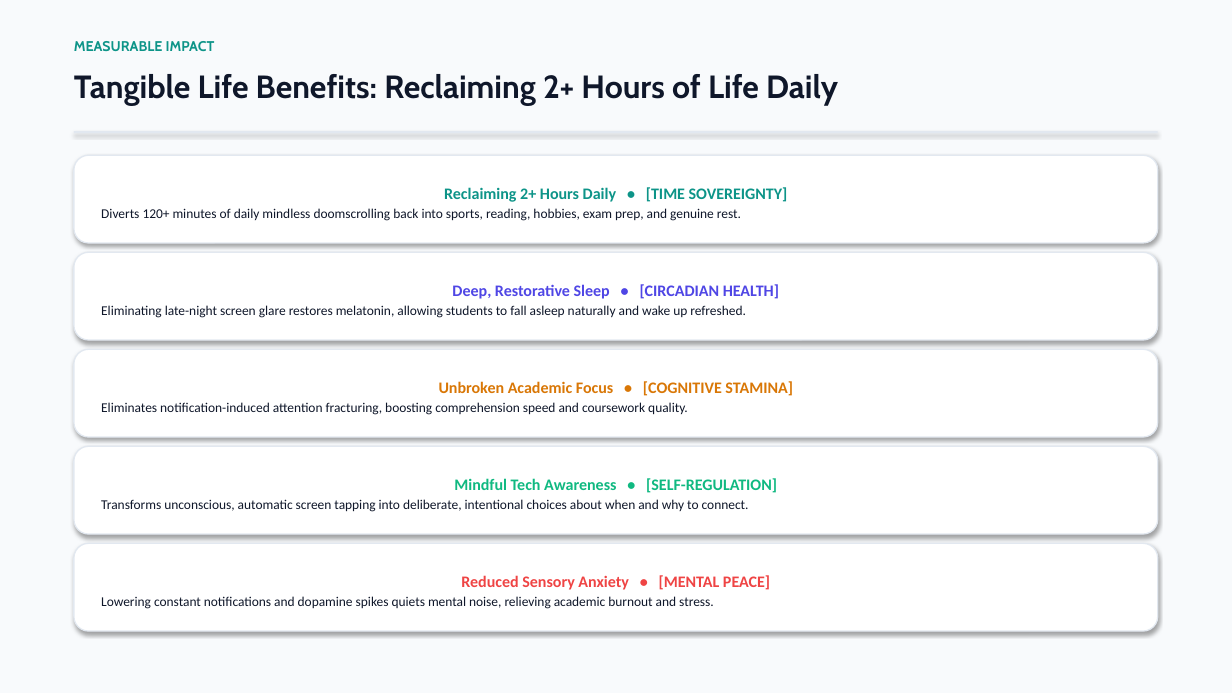
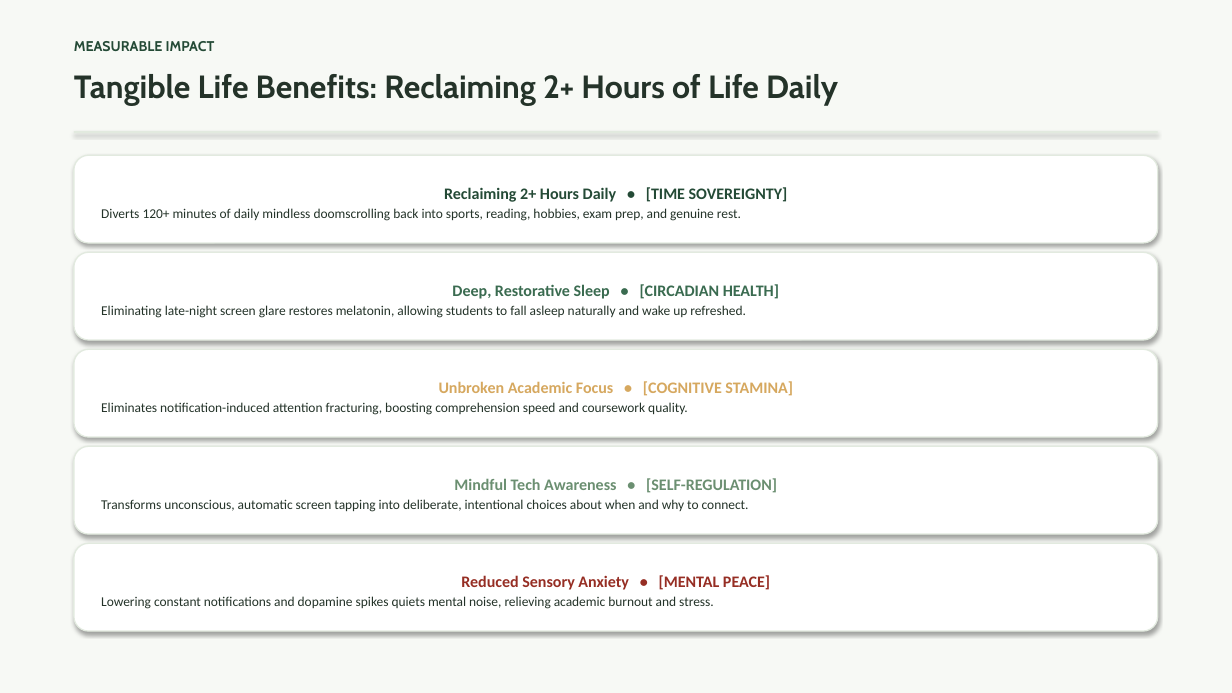
Before and after one commit to ruler1666/DWproject, a slide deck: slide 11 of ReflectHub_Digital_Wellness_Awareness.pptx. Drawn at 1232x693 pixels with LibreOffice and Linux fonts; fonts in the diff are those of the drawing. Boxes give left, top, right and bottom in pixels: in the first picture for what was removed or moved away, otherwise in the second. Text is boxed around its words. In the diff, an @@ line names an element or a change of style, - is before the commit and + after.

Commit message:
feat(ui): redesign website with Sage Green, Cream, and Forest Green color palette
- Applied user-recommended organic digital wellness palette:
  * Main background: #F7F9F5 (Cream / Warm Off-White)
  * Primary buttons: #244A36 (Deep Forest Green)
  * Secondary elements: #6B8F71 (Earthy Sage Green)
  * Cards: #FFFFFF (Pure Crisp White)
  * Highlight sections: #EAF1E8 (Soft Sage Tint)
  * Main text: #243329 (Deep Charcoal Green, WCAG AAA 12.8:1)
  * Accent: #D6A85F (Warm Golden Sand / Honey Accent)
- Replaced bright multi-colored neon gradients (#7c3aed, #2563eb, #0284c7) with solid tones and serene sage/forest/gold accents
- Calmed shadows to soft, organic slate rgba(36, 51, 41, 0.06)
- Re-captured real website screenshots with the new design system
- Rebuilt both university evaluation PowerPoint decks with updated colors and screenshots

```diff
--- a/ReflectHub_Digital_Wellness_Awareness.pptx
+++ b/ReflectHub_Digital_Wellness_Awareness.pptx
@@ rectangle at (0,0,1232,693): fill #F8FAFC to #F7F9F5 @@
@@ text "MEASURABLE IMPACT" at (74,41,215,51): text colour #0D9488 to #244A36 @@
@@ text "Tangible Life Benefits: Reclaiming 2+ ..." at (74,74,838,106): text colour #0F172A to #243329 @@
@@ rectangle at (74,131,1158,133): fill #E2E8F0 to #E2EADF @@
@@ rounded rectangle "Reclaiming 2+ Hours Daily • ..." at (74,155,1158,243): text colour #0D9488 to #244A36 in "Reclaiming 2+ Hours Daily • [TIME SOVEREIGNTY]"; text colour #0F172A to #243329 in "Diverts 120+ minutes of daily mindless doomscrolling ..."; outline #E2E8F0 1 pt to #E2EADF 1 pt @@
@@ rounded rectangle "Deep, Restorative Sleep • [CIRCADIAN ..." at (74,252,1158,340): text colour #4F46E5 to #3A6B50 in "Deep, Restorative Sleep • [CIRCADIAN HEALTH]"; text colour #0F172A to #243329 in "Eliminating late-night screen glare restores melatonin, allo ..."; outline #E2E8F0 1 pt to #E2EADF 1 pt @@
@@ rounded rectangle "Unbroken Academic Focus • [COGNITIVE ..." at (74,349,1158,437): text colour #D97706 to #D6A85F in "Unbroken Academic Focus • [COGNITIVE STAMINA]"; text colour #0F172A to #243329 in "Eliminates notification-induced attention fracturing, boosti ..."; outline #E2E8F0 1 pt to #E2EADF 1 pt @@
@@ rounded rectangle "Mindful Tech Awareness • [SELF-REGULATION]" at (74,446,1158,534): text colour #10B981 to #6B8F71 in "Mindful Tech Awareness • [SELF-REGULATION]"; text colour #0F172A to #243329 in "Transforms unconscious, automatic screen tapping into delibe ..."; outline #E2E8F0 1 pt to #E2EADF 1 pt @@
@@ rounded rectangle "Reduced Sensory Anxiety • [MENTAL ..." at (74,543,1158,631): text colour #EF4444 to #962E24 in "Reduced Sensory Anxiety • [MENTAL PEACE]"; text colour #0F172A to #243329 in "Lowering constant notifications and dopamine spikes quiets ..."; outline #E2E8F0 1 pt to #E2EADF 1 pt @@
```
Also in this commit, not shown: 14 other slides changed, 7 other files.
